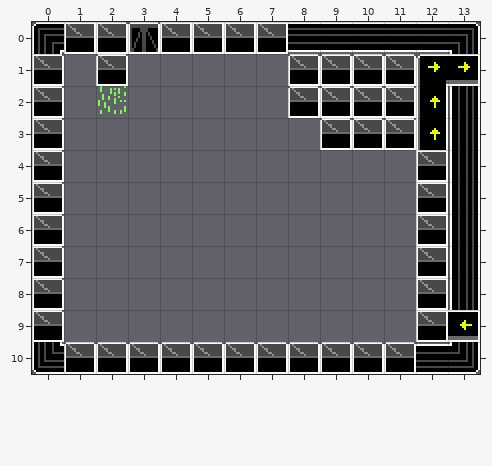
An edit to a level. Tiled map, maps/suburb.tmx. Above is the file before it was changed.
Cells are 16x16 px. Shown: x 0..13, y 0..10.
New version:
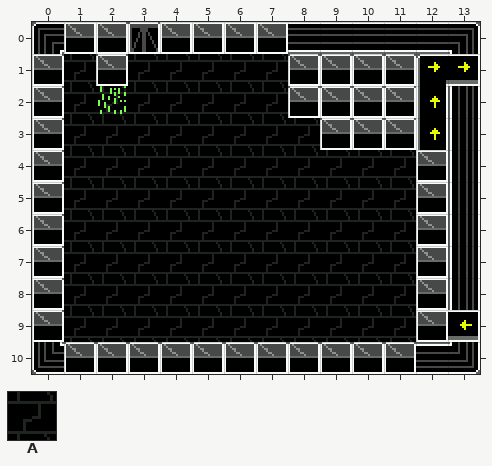
Key: from "PhageCity": A 3.
_ is an empty cell, . an unchanged one.
Changes in this commit:
--- layer "Ground"
@@ x 1..11 @@
- 1 _._____....
- 2 _______....
- 3 ________...
- 4 ___________
- 5 ___________
- 6 ___________
- 7 ___________
- 8 ___________
- 9 ___________
+ 1 A.AAAAA....
+ 2 AAAAAAA....
+ 3 AAAAAAAA...
+ 4 AAAAAAAAAAA
+ 5 AAAAAAAAAAA
+ 6 AAAAAAAAAAA
+ 7 AAAAAAAAAAA
+ 8 AAAAAAAAAAA
+ 9 AAAAAAAAAAA
